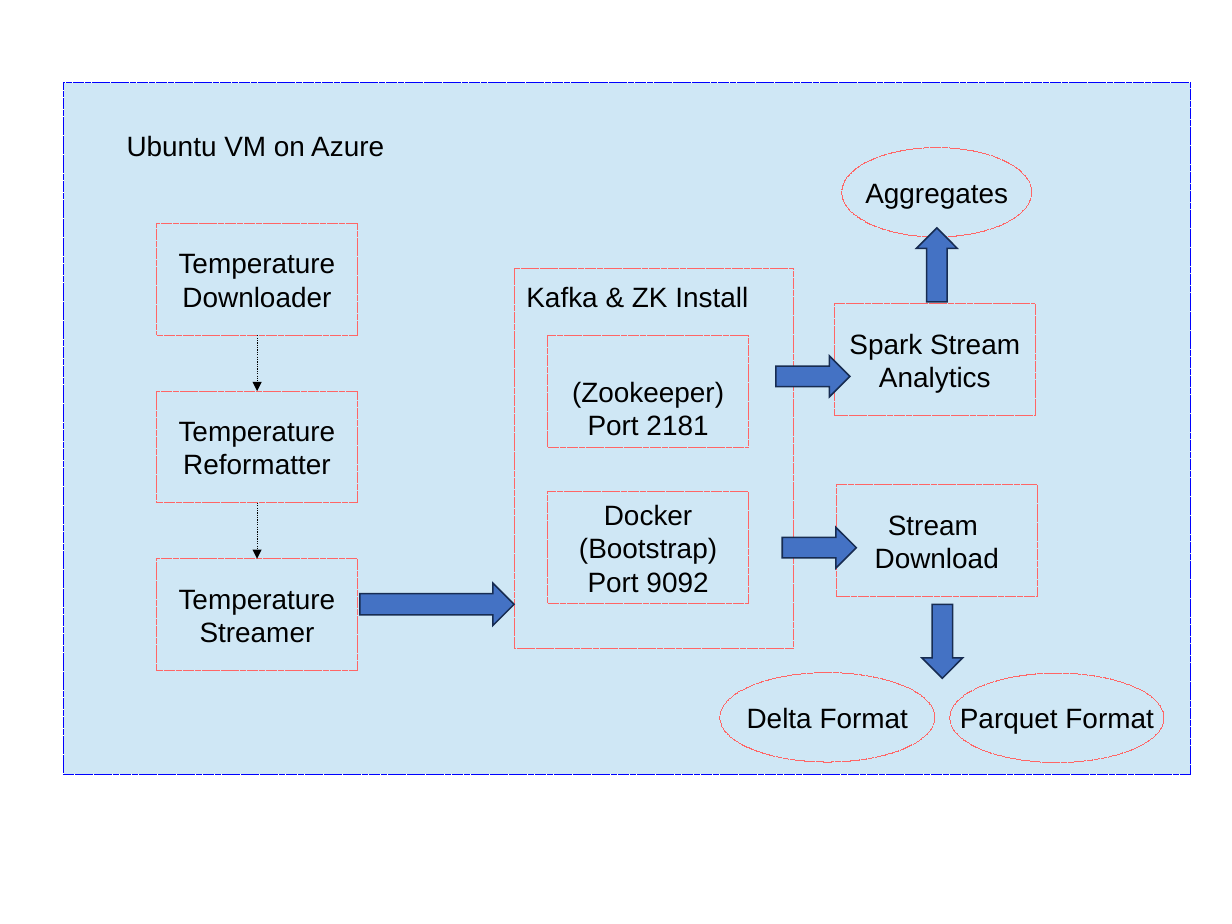
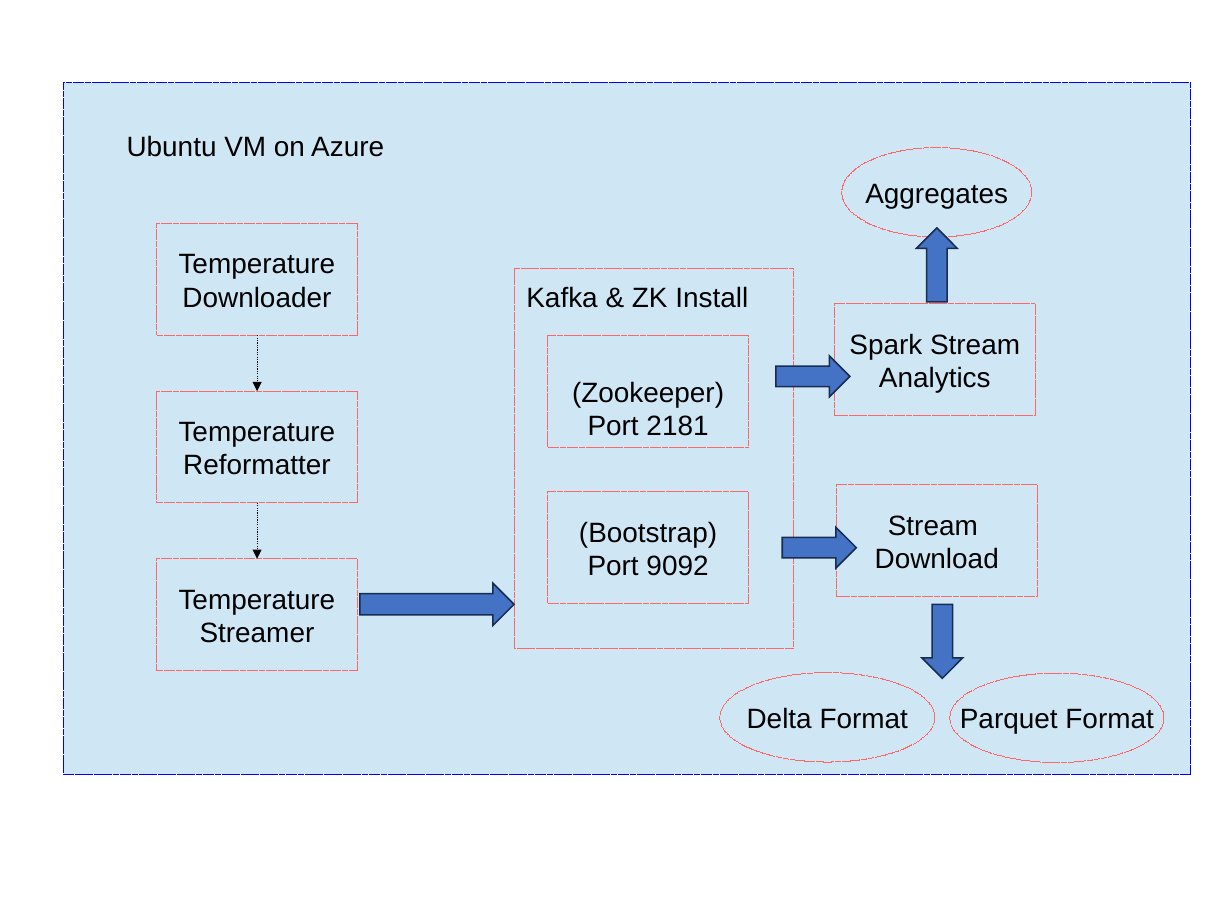
Before and after one commit to SowmyaVenky/AzureSynapseExperiments, a slide deck: slide 3 of Synapse_Setup.odp. Drawn at 1232x924 pixels with LibreOffice and Linux fonts; fonts in the diff are those of the drawing. Boxes give left, top, right and bottom in pixels: in the first picture for what was removed or moved away, otherwise in the second. Text is boxed around its words. In the diff, an @@ line names an element or a change of style, - is before the commit and + after.

```diff
--- a/Synapse_Setup.odp
+++ b/Synapse_Setup.odp
@@ text in freeform shape at (x1=604, y1=504, x2=692, y2=526): paragraph removed @@
-Docker
```
Also in this commit, not shown: 1 other slide changed, 2 other files.
